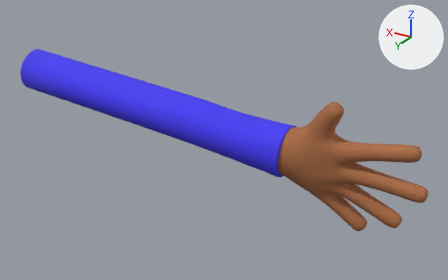
The glTF model prototype-2/in-the-shadows-p2/hand/hand_model.glb: old version first, new version second.
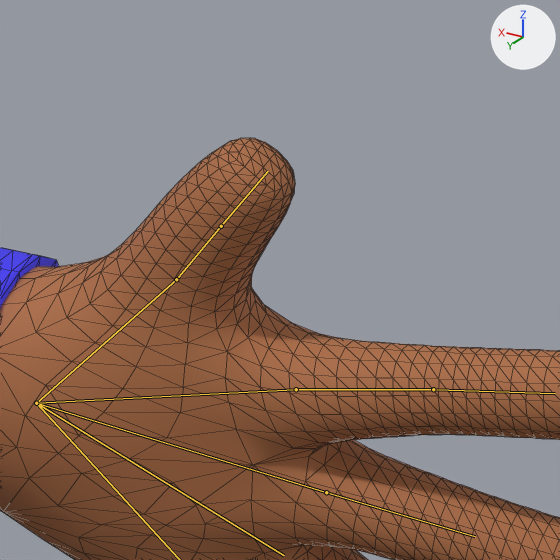
Each version appears first whole from a 50 mm lens placed at (-5.43, 14.41, 7.3), pointed at (3.34, -0.2, 0.0), and next in a close-up on the part from 64% to 89% of the width and 27% to 67% of the height. Arrows for +X, +Y and +Z are at upper right; the lights stay in place. The older version's two pictures come first. Both versions are drawn at frame 0 of the action 'Hand_Idle'; the numbers are the values there. The bones that change, and the others that lie on the model, are drawn over the model as lines in the close-ups. The close-ups show mesh edges as thin lines.

The first close-up shows 'Hand_01.001', 'Sleeve.002'.
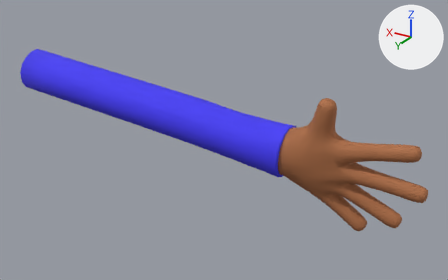
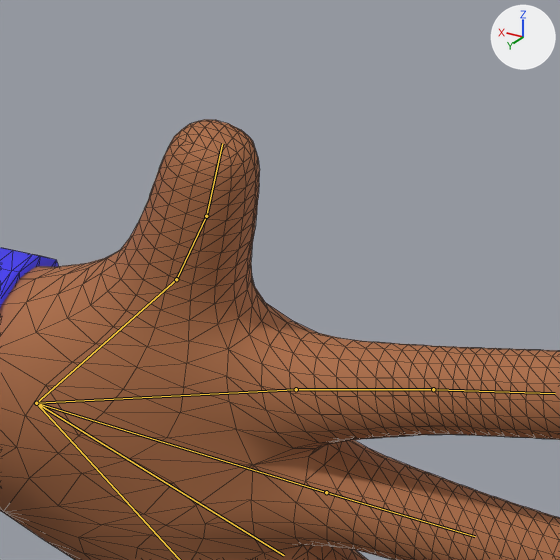
Location of each change, (x1, y1, x2, y2) in pixels of the close-ups (560 x 560 px):
```json
{"object": "Hand_01.001", "change": "posed", "before": [0, 138, 560, 560], "after": [0, 120, 560, 560]}
{"bone": "Bone.007", "before": "(176, 279) to (221, 226)", "after": "(176, 279) to (206, 216)"}
{"bone": "Bone.008", "before": "(221, 226) to (268, 171)", "after": "(206, 216) to (222, 143)"}
```

Scene script edits in JSON lines:
```json
{"block": "bone_bone_007", "where": "bone_bone_007 = bpy.data.objects['Armature.001'].pose.bones['Bone.007']  # child of 'Bone.002'"}
{"op": "set", "path": "bone_bone_007.rotation_quaternion", "old": "(1.0, 0.0, 0.0, 0.0)", "new": "(0.995, 0.0, 0.0, -0.1)", "note": "degrees (0, 0, 0) -> degrees (0, 0, -11)"}
{"block": "bone_bone_008", "where": "bone_bone_008 = bpy.data.objects['Armature.001'].pose.bones['Bone.008']  # child of 'Bone.007'"}
{"op": "set", "path": "bone_bone_008.rotation_quaternion", "old": "(1.0, 0.0, 0.0, 0.0)", "new": "(0.995, 0.0, 0.0, -0.1)", "note": "degrees (0, 0, 0) -> degrees (0, 0, -11)"}
```
